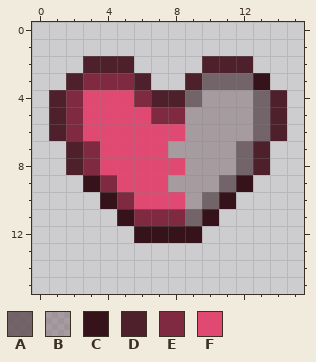
Edited in one commit: pixel-art sprite (assets/art/ui/heart_half.png). The picture above is the old version.
The file is 16x16 pixels.
Palette (. is transparent): A #65555ae0  B #7d696f7d  C #36121b  D #4d202b  E #7f2a41  F #e04a72
Once edited:
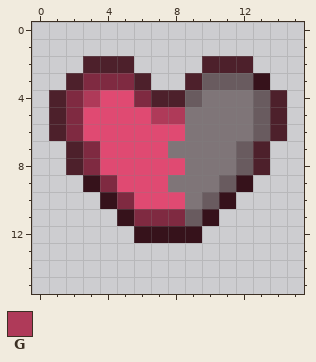
Colours new in this view: G #af3a59
Change:
colour A: #65555ae0 -> #695b5f
colour B: #7d696f7d -> #7f7578
y 4: x 3 F -> G
y 5: x 7..8 EE -> GG
Where, in picture pixels (left, top, right, bottom), the same in both pictures:
changed: (83, 73, 270, 226)
